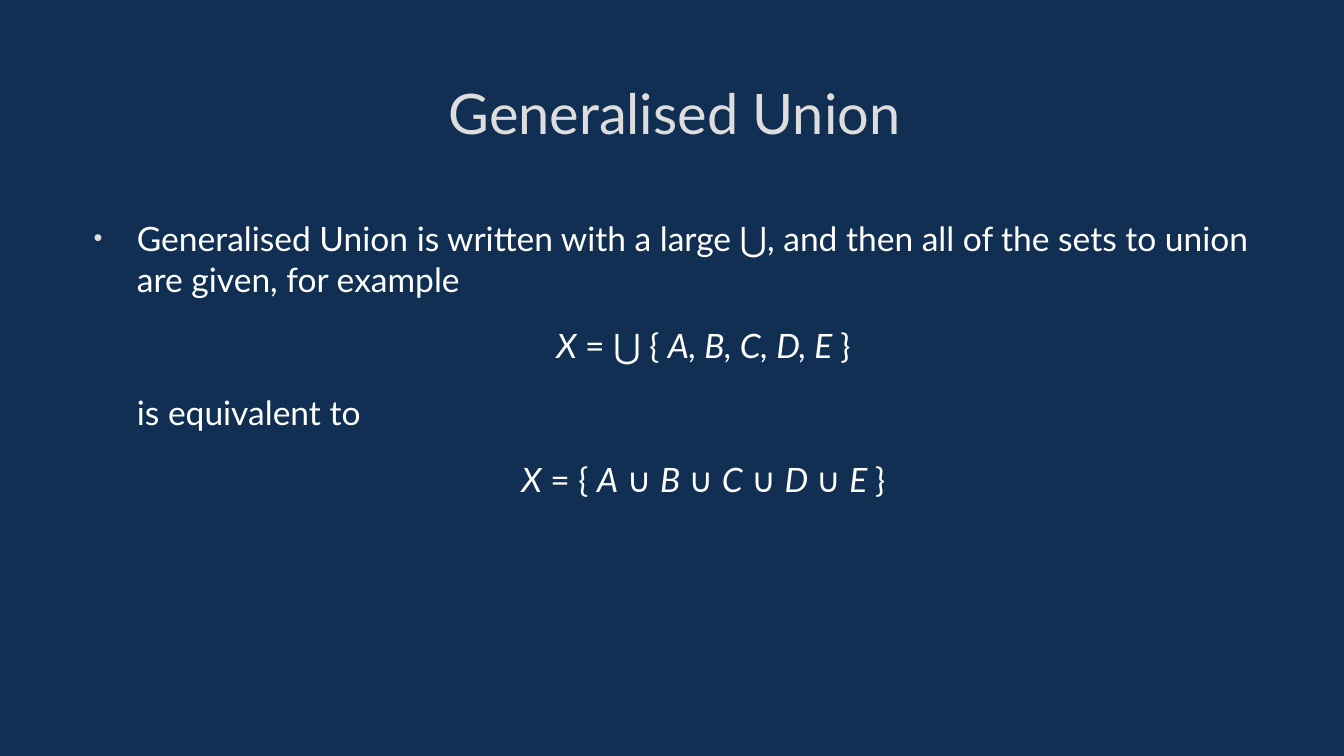
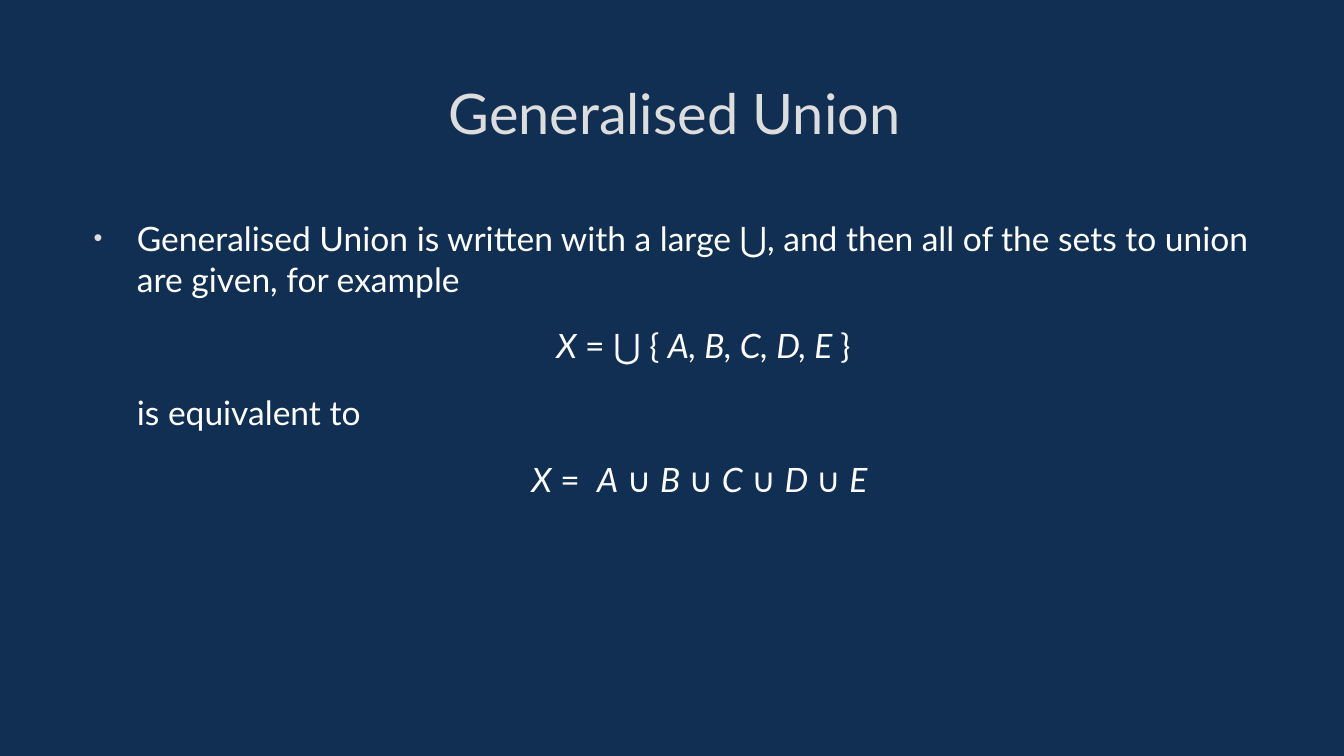
Before and after one commit to davidgundry/maths22-23, a slide deck: slide 42 of slides/maths-8-set-theory.odp. Drawn at 1344x756 pixels with LibreOffice and Linux fonts; fonts in the diff are those of the drawing. Boxes give left, top, right and bottom in pixels: in the first picture for what was removed or moved away, otherwise in the second. Text is boxed around its words. In the diff, an @@ line names an element or a change of style, - is before the commit and + after.

```diff
--- a/slides/maths-8-set-theory.odp
+++ b/slides/maths-8-set-theory.odp
@@ text at [531, 467, 867, 493]: text changed @@
-X = { A ∪ B ∪ C ∪ D ∪ E }
+X = A ∪ B ∪ C ∪ D ∪ E
```
Also in this commit, not shown: 5 other slides changed.
